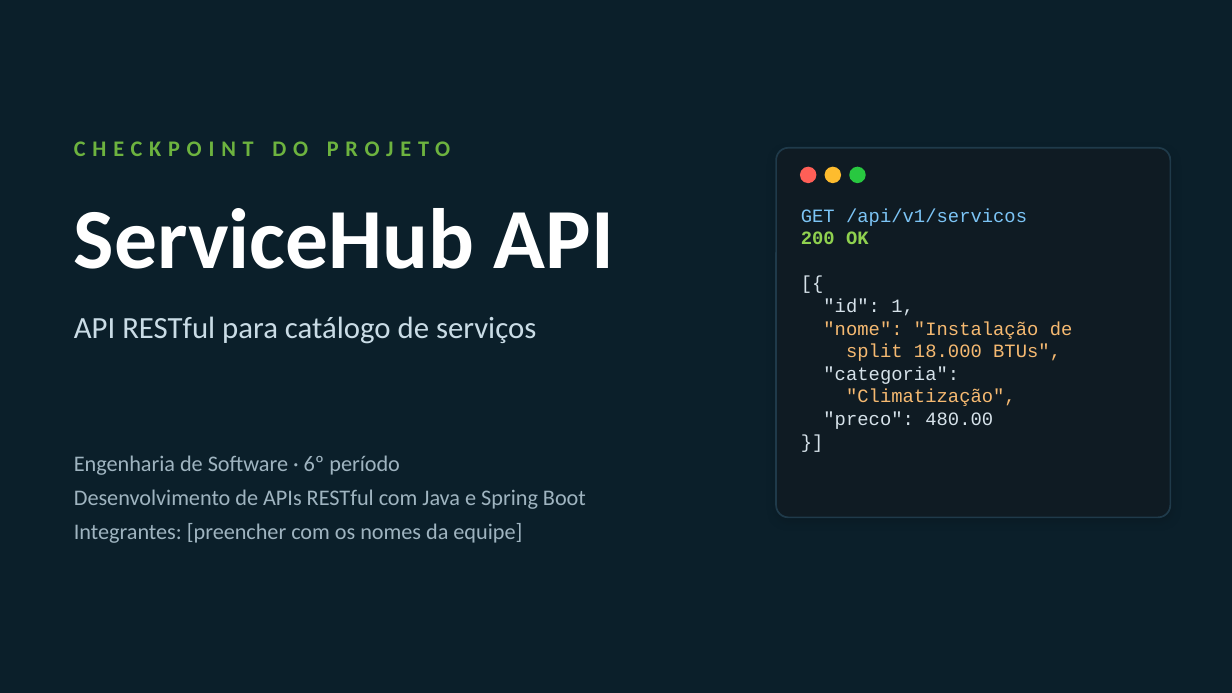
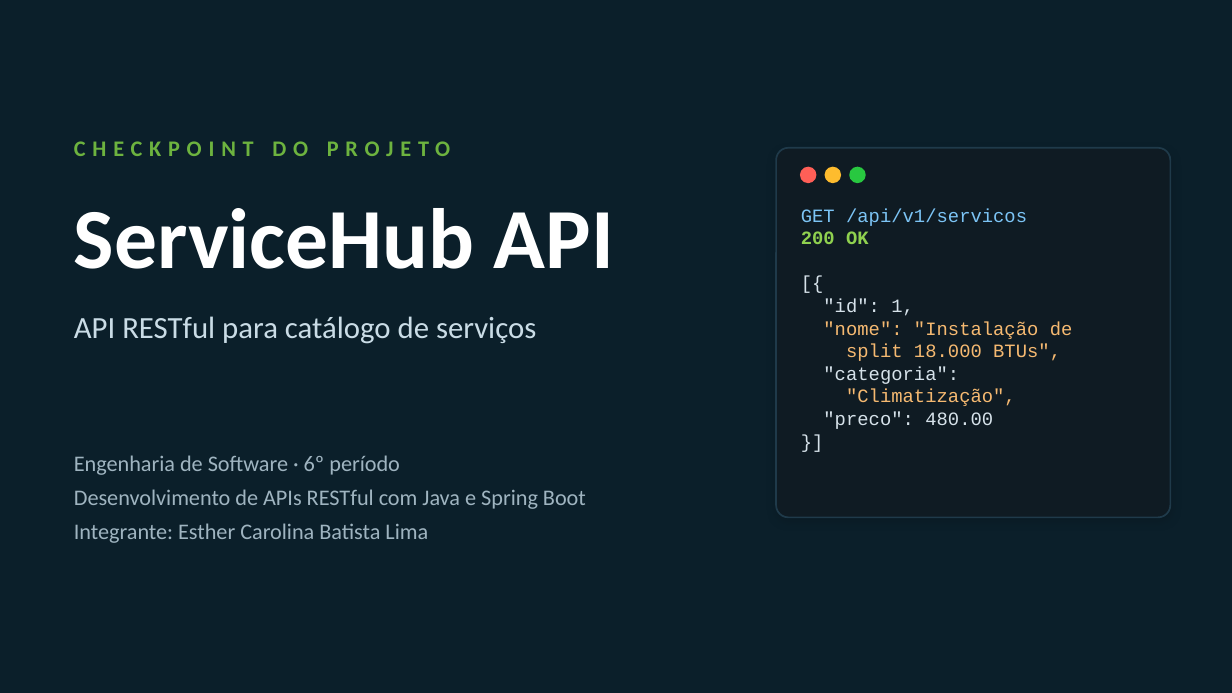
Before and after one commit to EstherCBL/ServiceHub-API, a slide deck: slide 1 of docs/ServiceHub-API-Checkpoint.pptx. Drawn at 1232x693 pixels with LibreOffice and Linux fonts; fonts in the diff are those of the drawing. Boxes give left, top, right and bottom in pixels: in the first picture for what was removed or moved away, otherwise in the second. Text is boxed around its words. In the diff, an @@ line names an element or a change of style, - is before the commit and + after.

```diff
--- a/docs/ServiceHub-API-Checkpoint.pptx
+++ b/docs/ServiceHub-API-Checkpoint.pptx
@@ text at <box>74,523,428,543</box>: text changed @@
-Integrantes: [preencher com os nomes da equipe]
+Integrante: Esther Carolina Batista Lima
```
Also in this commit, not shown: 4 other slides changed, 1 other file.
